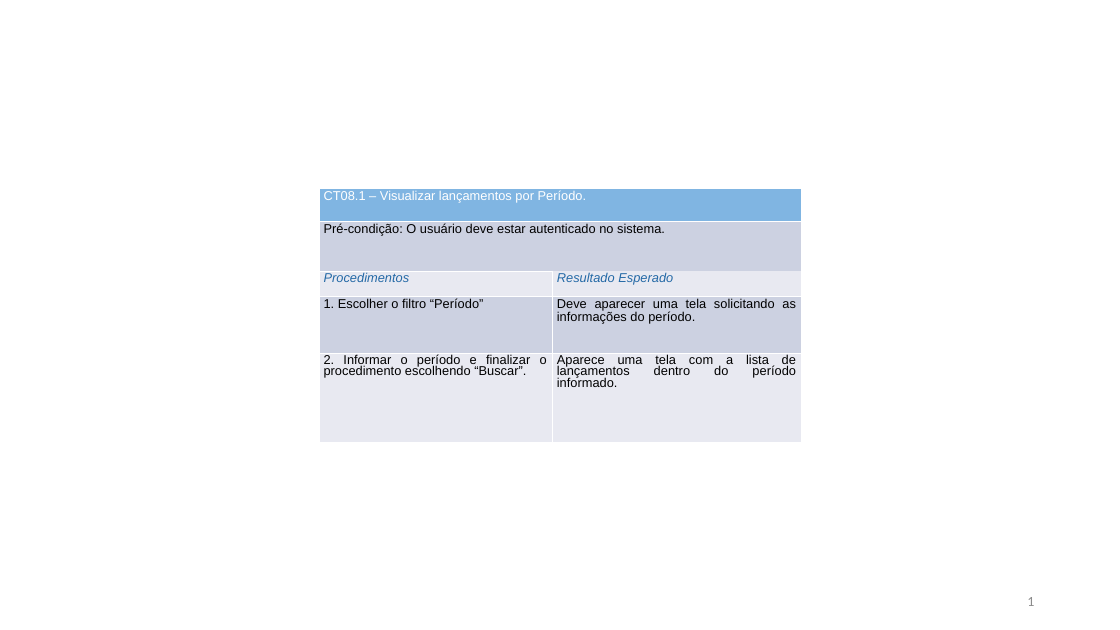
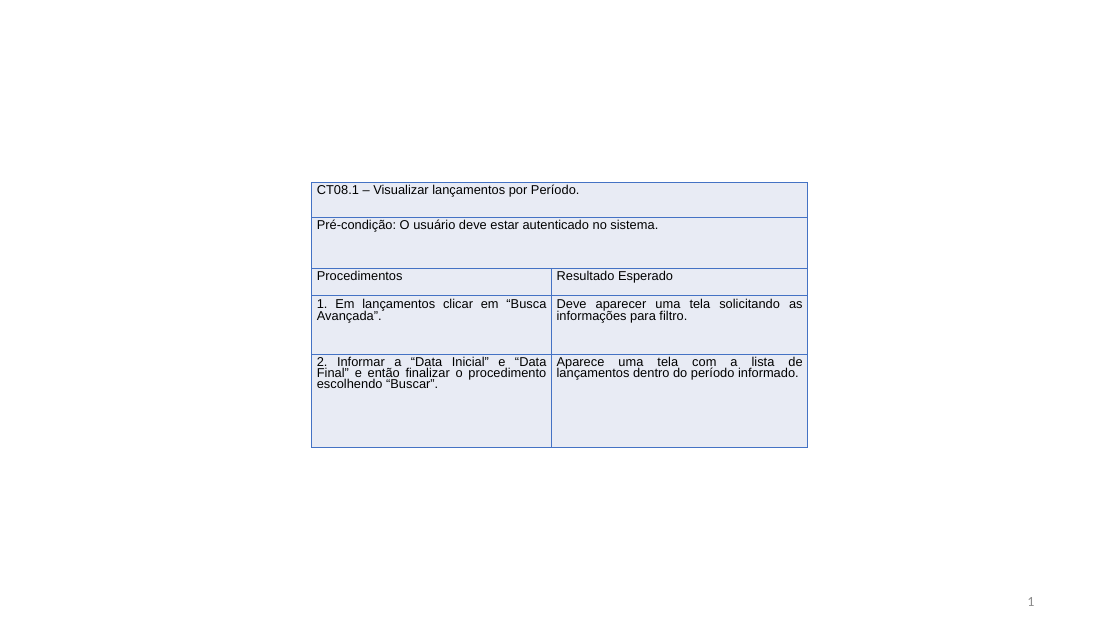
Before and after one commit to evertonschuster/GestaoFinancaPessoal, a slide deck: slide 1 of GestaoFinancaPessoal/GestaoFinancaPessoal/Documentos/Entrega-02/TestesAceitaçãoUS08.pptx. Drawn at 1120x630 pixels with LibreOffice and Linux fonts; fonts in the diff are those of the drawing. Boxes give left, top, right and bottom in pixels: in the first picture for what was removed or moved away, otherwise in the second. Text is boxed around its words. In the diff, an @@ line names an element or a change of style, - is before the commit and + after.

```diff
--- a/GestaoFinancaPessoal/GestaoFinancaPessoal/Documentos/Entrega-02/TestesAceitaçãoUS08.pptx
+++ b/GestaoFinancaPessoal/GestaoFinancaPessoal/Documentos/Entrega-02/TestesAceitaçãoUS08.pptx
@@ table at [312, 183, 807, 448] @@
-row 4, column 1: 1. Escolher o filtro “Período”
+row 4, column 1: 1. Em lançamentos clicar em “Busca Avançada”.
-row 4, column 2: Deve aparecer uma tela solicitando as informações do período.
+row 4, column 2: Deve aparecer uma tela solicitando as informações para filtro.
-row 5, column 1: 2. Informar o período e finalizar o procedimento escolhendo “Buscar”.
+row 5, column 1: 2. Informar a “Data Inicial” e “Data Final” e então finalizar o procedimento escolhendo “Buscar”.
@@ fill #80B5E2 to #E9EBF5 in row 1, column 1 @@
@@ fill #CCD1E1 to #E9EBF5 in 3 cells @@
@@ fill #E8E9F1 to #E9EBF5 in 4 cells @@
@@ text colour #FFFFFF to #000000 in "CT08.1 – Visualizar lançamentos por Período." @@
@@ text colour #2469A6 to #000000, italic off in "Procedimentos", "Resultado Esperado" @@
@@ borders changed @@
@@ table: place and size @@
-table at [318, 188, 802, 442]
+table at [312, 183, 807, 448]
```
Also in this commit, not shown: 4 other slides changed, 1 slide removed, 4 other files.
